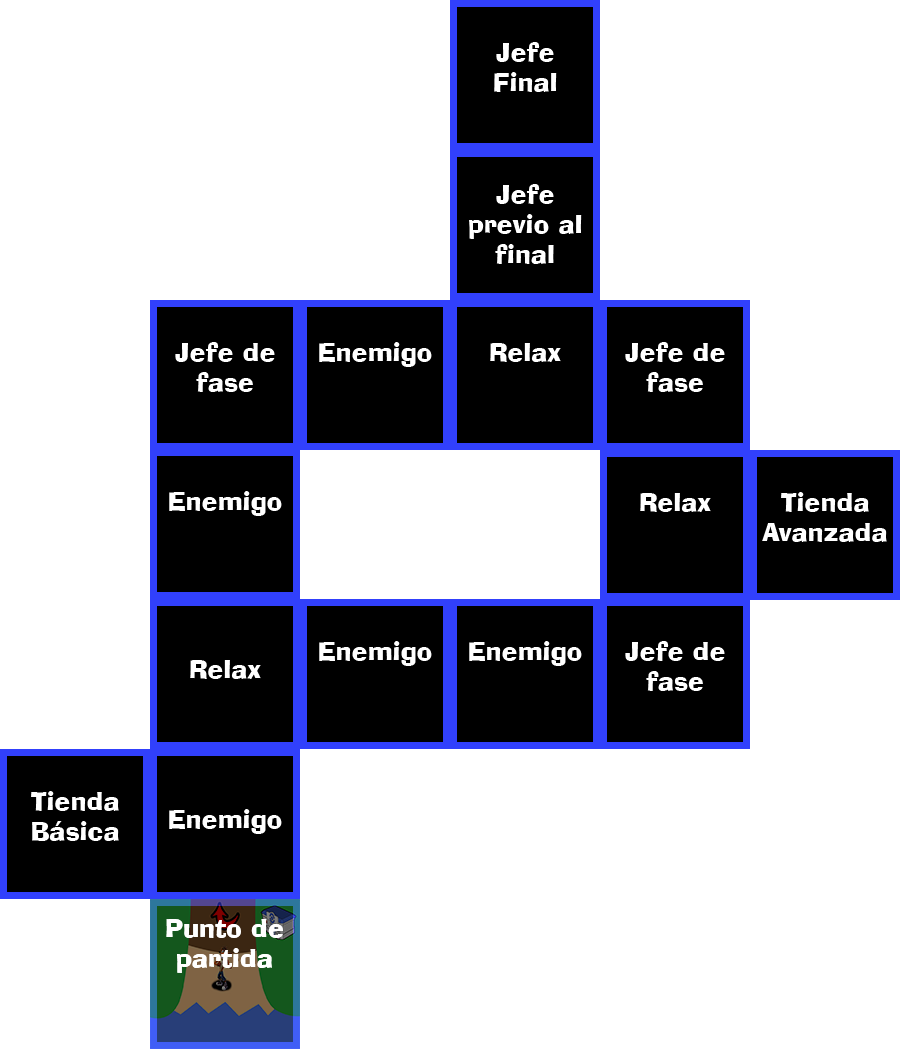
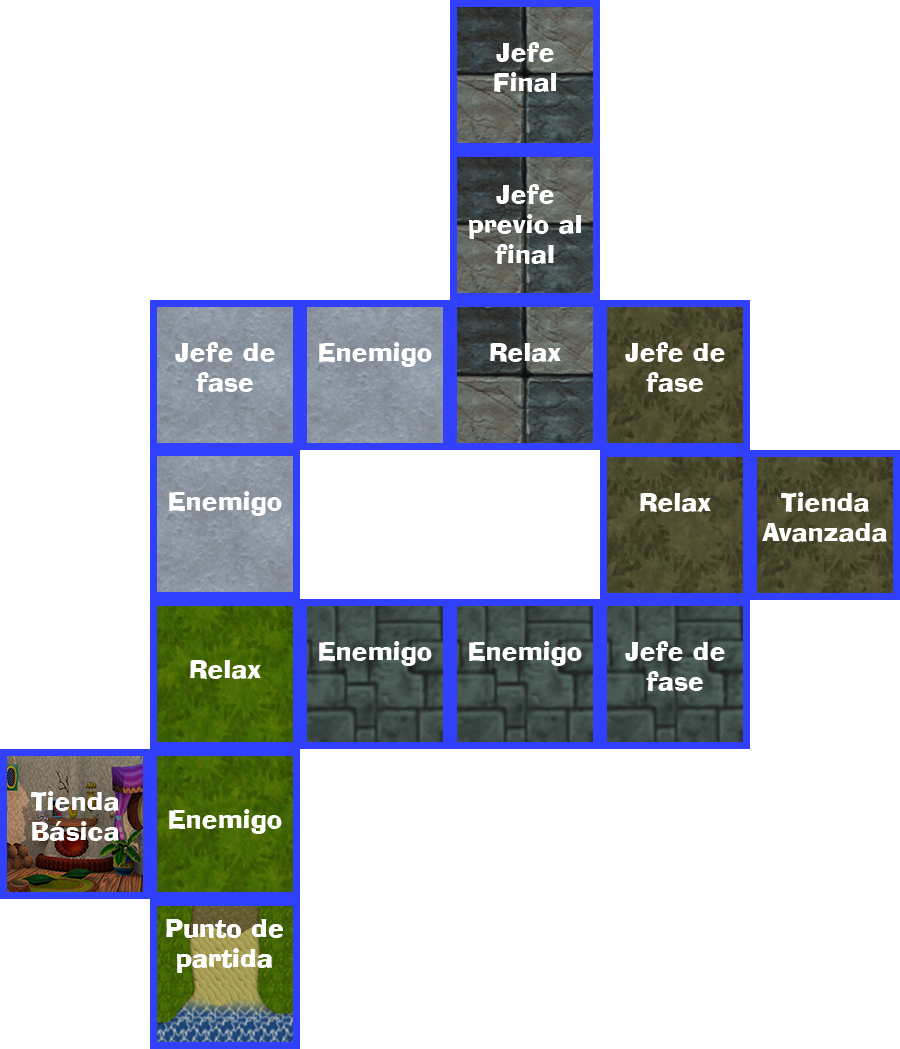
Two versions of the same layered image (900x1049). Layer-by-layer changes:
added layer "592808757" (1st of 3, in "Grupo 1 copia 15") in group "Grupo 1 copia 15" over box(457, 7, 593, 143)
added layer "592808757" (2nd of 3, in "Grupo 1 copia 14") in group "Grupo 1 copia 14" over box(457, 157, 593, 293)
added layer "592808757" (3rd of 3, in "Grupo 1 copia 13") in group "Grupo 1 copia 13" over box(457, 307, 593, 443)
added layer "1380101630" (1st of 3, in "Grupo 1 copia 10") in group "Grupo 1 copia 10" over box(607, 307, 743, 443)
added layer "1380101630" (2nd of 3, in "Grupo 1 copia 9") in group "Grupo 1 copia 9" over box(757, 457, 893, 593)
added layer "1380101630" (3rd of 3, in "Grupo 1 copia 8") in group "Grupo 1 copia 8" over box(607, 457, 743, 593)
added layer "mtl801" (1st of 3, in "Grupo 1 copia 7") in group "Grupo 1 copia 7" over box(607, 606, 743, 742)
added layer "mtl801" (2nd of 3, in "Grupo 1 copia 5") in group "Grupo 1 copia 5" over box(457, 606, 593, 742)
added layer "mtl801" (3rd of 3, in "Grupo 1 copia 4") in group "Grupo 1 copia 4" over box(307, 606, 443, 742)
added layer "mtl948" (1st of 3, in "Grupo 1 copia 12") in group "Grupo 1 copia 12" over box(307, 307, 443, 443)
added layer "mtl948" (2nd of 3, in "Grupo 1 copia 11") in group "Grupo 1 copia 11" over box(157, 307, 293, 443)
added layer "mtl948" (3rd of 3, in "Grupo 1 copia 6") in group "Grupo 1 copia 6" over box(157, 456, 293, 592)
added layer "mtl45" (1st of 2, in "Grupo 1 copia 2") in group "Grupo 1 copia 2" over box(157, 606, 293, 742)
added layer "shop1" in group "Grupo 1 copia 3" over box(7, 756, 143, 892)
added layer "mtl45" (2nd of 2, in "Grupo 1 copia") in group "Grupo 1 copia" over box(157, 756, 293, 892)
"Rectángulo 1" (16th of 16, in "Grupo 1"): opacity 50% → 100% over box(150, 899, 300, 1049)
renamed "Boceto_mapa" to "level1_1", painted on it over box(150, 899, 300, 1049)
